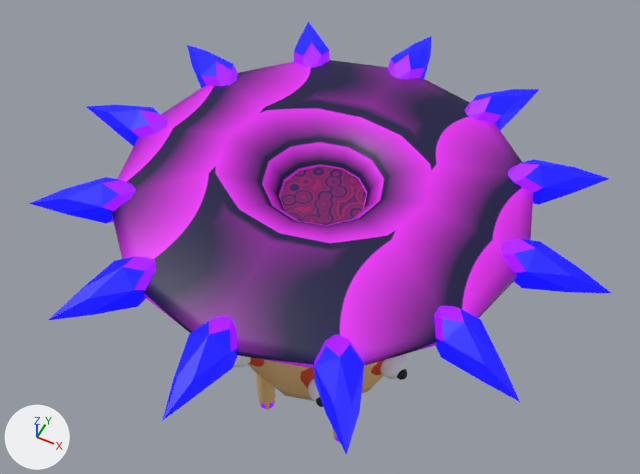
Two versions of the FBX model Assets/models/Enemys/Prefabs/mother of all mushrooms.fbx, one commit apart.
Camera for both pictures: a 50 mm lens placed at (8.31, -16.83, 29.96), pointed at (-0.75, 1.28, 7.32). Lighting does not change. The marker at lower left points along +X, +Y and +Z. The picture after the commit comes second. Where no turn or scale is listed for an object, it has been applied to the vertices. Vertices at exactly the same position are counted once.
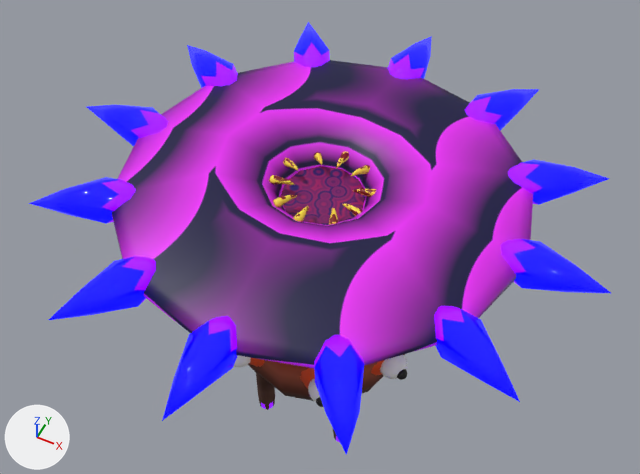
Where the newer file only moved an object's origin or applied its transform, the numbers keep the older frame.

What differs and where, as boxes [x1, y1, x2, y2] in the pictures (640 x 474 px):
'Circle', surface changed, reshaped
    both: [29, 22, 611, 455]
part 1 of me_circle, added
    after: [269, 151, 376, 225]
part 2 of me_circle, recoloured (beige to red)
    both: [248, 354, 405, 440]

Edits to the bpy script that builds the scene:
```text
Add img_teeth_color_png:
    img_teeth_color_png = load_image('teeth color.png', '../materials/mother of all mushrooms/teeth color.png', 1024, 1024, 'sRGB')
Add img_mother_body_color_png:
    img_mother_body_color_png = load_image('mother body color.png', '../materials/mother of all mushrooms/mother body color.png', 2048, 2048, 'sRGB')
Change mat_material_005:
    mat_material_005.roughness: 0.5 -> 0.0
Add mat_teeth:
    mat_teeth = principled_material('teeth')
    mat_teeth.texture = img_teeth_color_png
Add mat_body:
    mat_body = principled_material('body')
    mat_body.texture = img_mother_body_color_png
    mat_body.roughness = 1.0
Change me_circle:
    used by ob_circle; location = (0.0, 0.0, 4.24)
    remove me_circle.from_pydata(...)  # 10432 vertices, 10934 faces; spans x -8.7..8.7, y -8.7..8.7, z -4.2..7.7
    add me_circle.from_pydata(...)  # 11432 vertices, 11914 faces; spans x -8.7..8.7, y -8.7..8.7, z -4.2..7.7
    me_circle part 1: 1000 vertices added at x -1.6..1.6, y -1.7..1.7, z 6.7..7.2
    me_circle part 2: 1105 faces spanning x -3.2..3.2, y -3.2..3.2, z -4.2..5.6 switch from mat_material_003 (beige #e7bc7b) to mat_body (picture img_mother_body_color_png)
    add me_circle.materials.append(mat_teeth)  # picture img_teeth_color_png
```
